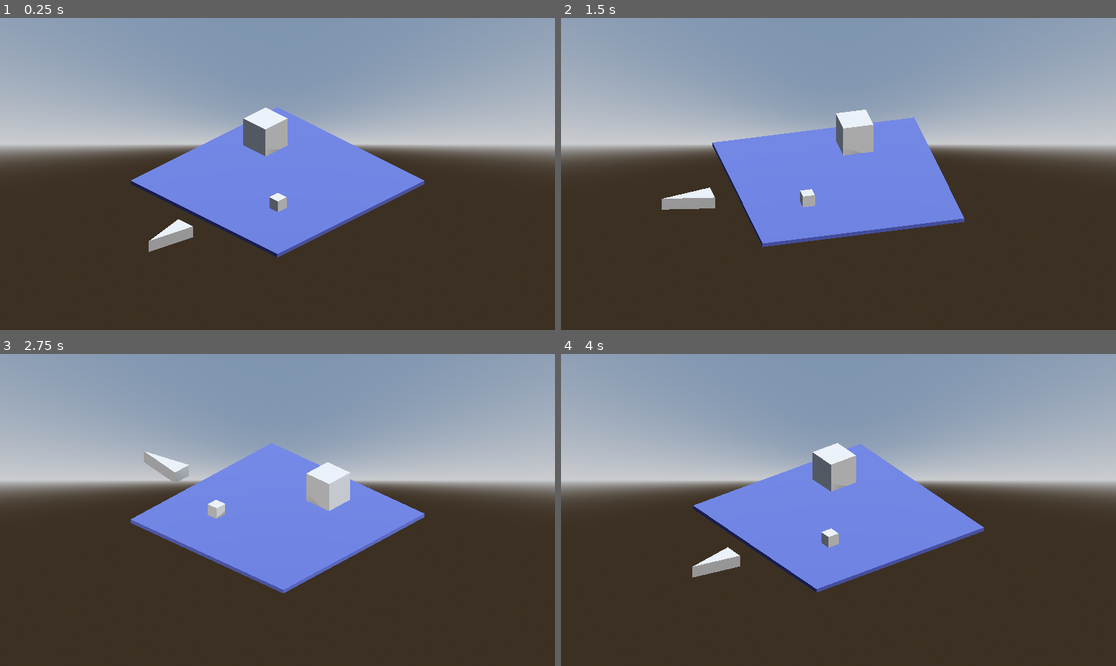
Above: before the commit, frames 1-4 (two rows, left to right).
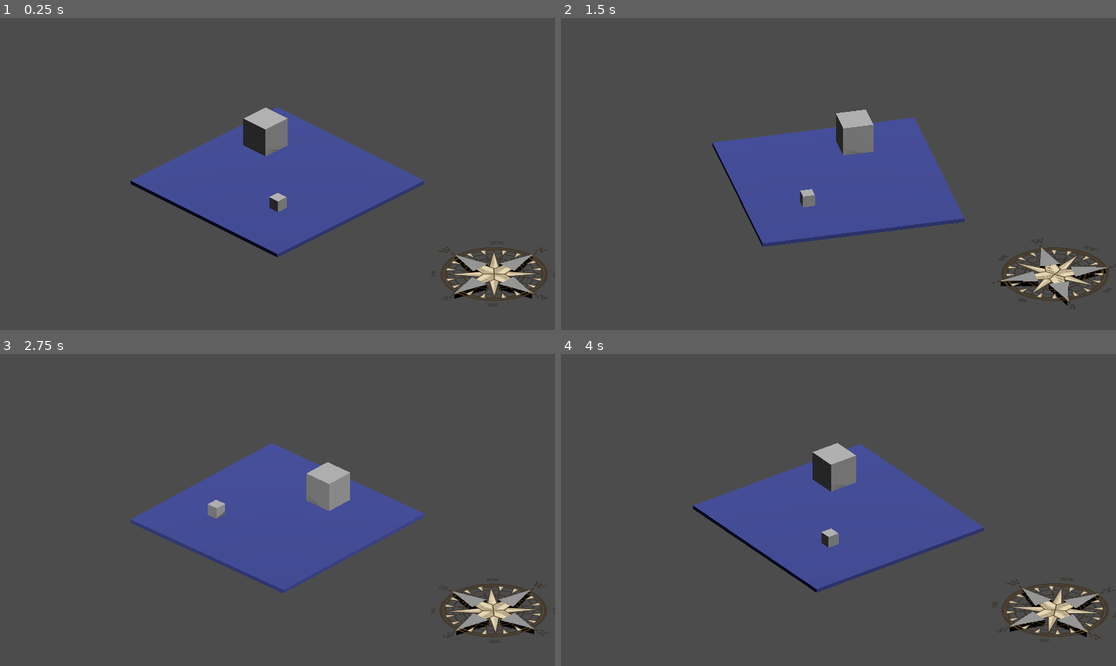
Above: after the commit, the same moments.

Repository: marmonkin/Thesis-Game
Game: Godot game, scene res://main_scene.tscn
Two runs of this game, one before a commit and one after it. Both use one fixed random seed, a clock stepped at 60 frames per second and the inputs below.
Inputs (mouse positions are in pixels of both pictures, inside the frame that each line leads up to):
- Up to frame 1 (0.25 s): no input
- Up to frame 2 (1.5 s): tap Enter at 0.5 s; move the mouse to (960, 158) at 0.52 s; hold E (rot_right) 0.53-1.28 s; click (960, 158) at 0.67 s; move the mouse to (727, 189) at 1.27 s; hold Q (rot_left) from 1.28 s (still down); click (727, 189) at 1.42 s
- Up to frame 3 (2.75 s): move the mouse to (333, 441) at 2.02 s; release Q (rot_left) at 2.03 s; hold E (rot_right) from 2.03 s (still down); click (333, 441) at 2.17 s
- Up to frame 4 (4 s): move the mouse to (810, 572) at 2.77 s; click (810, 572) at 2.92 s; move the mouse to (1005, 556) at 3.52 s; release E (rot_right) at 3.53 s; hold Q (rot_left) from 3.53 s (still down); click (1005, 556) at 3.67 s

The runs differ from the first frame. In frame 1, 98% of the frame differs, in the area x 0-100%, y 0-100%; in frame 2, 98%; in frame 3, 98%; in frame 4, 98%.

Commit message:
made arrows in subviewport

Diff:
--- /dev/null
+++ b/Gameplay/interactable_arrow.tscn
@@ -0,0 +1,34 @@
+[gd_scene format=3 uid="uid://cc72l6ub755xi"]
+
+[ext_resource type="Script" uid="uid://db42nha66i5m8" path="res://Scripts/interactable_base.gd" id="1_j1n8x"]
+[ext_resource type="Script" uid="uid://dmwkuyfanvx0t" path="res://Resource/InteractableData.gd" id="2_d2kjv"]
+
+[sub_resource type="Resource" id="Resource_0k2he"]
+script = ExtResource("2_d2kjv")
+interaction_type = 1
+metadata/_custom_type_script = "uid://dmwkuyfanvx0t"
+
+[sub_resource type="BoxShape3D" id="BoxShape3D_j1n8x"]
+size = Vector3(0.7558594, 0.33789063, 0.43164063)
+
+[sub_resource type="PrismMesh" id="PrismMesh_d2kjv"]
+size = Vector3(1, 1, 0.495)
+
+[node name="Area3D" type="Area3D" unique_id=1309140725]
+script = ExtResource("1_j1n8x")
+data = SubResource("Resource_0k2he")
+
+[node name="CollisionShape3D" type="CollisionShape3D" parent="." unique_id=413945871]
+shape = SubResource("BoxShape3D_j1n8x")
+
+[node name="CSGMesh3D" type="CSGMesh3D" parent="." unique_id=1852799700]
+transform = Transform3D(-1.7484554e-08, 0.7, 0, 1.7484554e-08, 1.3374798e-15, 0.24, 0.39999998, 3.059797e-08, -1.0490733e-08, 0, 0, 0)
+layers = 2
+cast_shadow = 0
+gi_mode = 0
+calculate_tangents = false
+mesh = SubResource("PrismMesh_d2kjv")
+
+[connection signal="input_event" from="." to="." method="_on_input_event"]
+[connection signal="mouse_entered" from="." to="." method="_on_mouse_entered"]
+[connection signal="mouse_exited" from="." to="." method="_on_mouse_exited"]
--- a/Resource/InteractableData.gd
+++ b/Resource/InteractableData.gd
@@ -3,6 +3,7 @@
 
 enum INTERACTION { PICKUP, USE, LOOK, MOVE }
 
+@export var interaction_type: INTERACTION
+
 @export var display_name: String = "Object"
-@export var interaction_type: INTERACTION
 @export var requires_item: String = ""
--- a/Rooms/base_room.tscn
+++ b/Rooms/base_room.tscn
@@ -1,7 +1,9 @@
 [gd_scene format=3 uid="uid://d1n2rq1qu12dt"]
 
+[ext_resource type="Script" uid="uid://cmgq1syb3anf2" path="res://Scripts/room_base.gd" id="1_20cee"]
 [ext_resource type="PackedScene" uid="uid://cf0ox1t6i5j8f" path="res://Gameplay/interactable.tscn" id="1_uglcu"]
 [ext_resource type="Script" uid="uid://dmwkuyfanvx0t" path="res://Resource/InteractableData.gd" id="2_fs65j"]
+[ext_resource type="Texture2D" uid="uid://bv2gmfowdgd33" path="res://isolated-brown-nautical-compass-equipment-on-transparent-background-free-png.webp" id="6_6wywb"]
 
 [sub_resource type="StandardMaterial3D" id="StandardMaterial3D_7j06c"]
 albedo_color = Color(0.21123034, 0.23943305, 0.47554272, 1)
@@ -18,6 +20,7 @@
 metadata/_custom_type_script = "uid://dmwkuyfanvx0t"
 
 [node name="Room" type="Node3D" unique_id=409298254]
+script = ExtResource("1_20cee")
 
 [node name="Floor" type="CSGBox3D" parent="." unique_id=132568579]
 transform = Transform3D(4, 0, 0, 0, 1, 0, 0, 0, 4, 0, 0, 0)
@@ -37,3 +40,8 @@
 [node name="Area3D" parent="CSGBox3D2" unique_id=2115803580 instance=ExtResource("1_uglcu")]
 transform = Transform3D(1.353596, 0, 0, 0, 1.353596, 0, 0, 0, 1.353596, 0, 0, 0)
 data = SubResource("Resource_g03ww")
+
+[node name="Sprite3D" type="Sprite3D" parent="." unique_id=813923217]
+transform = Transform3D(1, 0, 0, 0, -4.371139e-08, 1, 0, -1, -4.371139e-08, 0, 0.05725479, -2.5026736e-09)
+layers = 4
+texture = ExtResource("6_6wywb")
--- /dev/null
+++ b/Rooms/room1.tscn
@@ -0,0 +1,51 @@
+[gd_scene format=3 uid="uid://ddc3tlmhufgbg"]
+
+[ext_resource type="Script" uid="uid://bprfnqjotn67r" path="res://Rooms/base_room.gd" id="1_hj0iu"]
+[ext_resource type="PackedScene" uid="uid://cf0ox1t6i5j8f" path="res://Gameplay/interactable.tscn" id="2_16wms"]
+[ext_resource type="Script" uid="uid://dmwkuyfanvx0t" path="res://Resource/InteractableData.gd" id="3_f8sis"]
+[ext_resource type="PackedScene" uid="uid://kymyjqen21mj" path="res://arrow.tscn" id="4_aojjf"]
+[ext_resource type="Texture2D" uid="uid://bv2gmfowdgd33" path="res://isolated-brown-nautical-compass-equipment-on-transparent-background-free-png.webp" id="4_hj0iu"]
+
+[sub_resource type="StandardMaterial3D" id="StandardMaterial3D_7j06c"]
+albedo_color = Color(0.21123034, 0.23943305, 0.47554272, 1)
+
+[sub_resource type="Resource" id="Resource_fs65j"]
+script = ExtResource("3_f8sis")
+interaction_type = 1
+display_name = ""
+requires_item = "Box"
+metadata/_custom_type_script = "uid://dmwkuyfanvx0t"
+
+[sub_resource type="Resource" id="Resource_f8sis"]
+script = ExtResource("3_f8sis")
+interaction_type = 3
+metadata/_custom_type_script = "uid://dmwkuyfanvx0t"
+
+[node name="Room" type="Node3D" unique_id=409298254]
+script = ExtResource("1_hj0iu")
+
+[node name="Floor" type="CSGBox3D" parent="." unique_id=132568579]
+transform = Transform3D(4, 0, 0, 0, 1, 0, 0, 0, 4, 0, 0, 0)
+size = Vector3(1, 0.078125, 1)
+material = SubResource("StandardMaterial3D_7j06c")
+
+[node name="CSGBox3D" type="CSGBox3D" parent="." unique_id=1282370315]
+transform = Transform3D(0.59976697, 0, 0, 0, 0.59976697, 0, 0, 0, 0.59976697, 0.99080086, 0.54683936, 0.27760106)
+
+[node name="Area3D" parent="CSGBox3D" unique_id=1309140725 instance=ExtResource("2_16wms")]
+transform = Transform3D(1.0926038, 0, 0, 0, 1.0926038, 0, 0, 0, 1.0926038, 0, 0, 0)
+data = SubResource("Resource_fs65j")
+
+[node name="Sprite3D" type="Sprite3D" parent="." unique_id=590097708]
+transform = Transform3D(1, 0, 0, 0, -4.371139e-08, 1, 0, -1, -4.371139e-08, 0, 0.05725479, -2.5026736e-09)
+layers = 2
+texture = ExtResource("4_hj0iu")
+
+[node name="Arrow" parent="." unique_id=237048088 instance=ExtResource("4_aojjf")]
+transform = Transform3D(-0.7, 0, 8.742278e-08, 0, 1, 0, -6.119594e-08, 0, -1, -2.8, 0, 0)
+
+[node name="Area3D" parent="Arrow" index="0" unique_id=1309140725]
+data = SubResource("Resource_f8sis")
+
+[editable path="Arrow"]
+[editable path="Arrow/Area3D"]
--- a/Scripts/camera/cam_anchor.gd
+++ b/Scripts/camera/cam_anchor.gd
@@ -1,14 +1,21 @@
 extends Node3D
 
 @export var rotation_speed = 1.
+@export var rotation_deg = 1
 
 var target_rotation = .0
 
-func _input(event: InputEvent) -> void:
-	if event.is_action_pressed("rot_left"):
-		target_rotation -= deg_to_rad(90)
-	if event.is_action_pressed("rot_right"):
-		target_rotation += deg_to_rad(90)
+
+func _ready() -> void:
+	pass
+
 
 func _process(delta):
 	rotation.y = lerp_angle(rotation.y, target_rotation, rotation_speed * delta)
+
+
+func _input(event: InputEvent) -> void:
+	if event.is_action_pressed("rot_left"):
+		target_rotation -= deg_to_rad(rotation_deg)
+	if event.is_action_pressed("rot_right"):
+		target_rotation += deg_to_rad(rotation_deg)
--- a/Scripts/interactable_base.gd
+++ b/Scripts/interactable_base.gd
@@ -21,7 +21,7 @@
 		1:
 			cursor_type = "question"
 		2:
-			pass
+			cursor_type = "eye"
 		3:
 			cursor_type = "move"
 
@@ -49,7 +49,9 @@
 					print("Used " + data.requires_item)
 					is_activated = true
 			else:
-				pass
+				print("Already used")
+		3:
+			RoomManager.switch_to_room(data.room)
 		_:
 			print("No interaction")
 
--- a/Scripts/managers/cursor_mananger.gd
+++ b/Scripts/managers/cursor_mananger.gd
@@ -6,12 +6,15 @@
 @onready var hover_cursor: Texture2D = preload("uid://fxx3nykk1kxw")
 @onready var interactable_cursor: Texture2D = preload("uid://px2bdxrkhqr7")
 @onready var move_cursor: Texture2D = preload("uid://dwlr5ykxomlkc")
+@onready var look_cursor: Texture2D = preload("uid://rw80mx6ubi0d")
+
 
 func _ready():
 	# Set the default cursor
 	Input.set_custom_mouse_cursor(default_cursor, Input.CURSOR_ARROW, Vector2(16, 16))
 
-## default, hover, interactable
+
+## default, question, exclamation, move
 func set_cursor(cursor_type: String):
 	match cursor_type:
 		"default":
@@ -22,3 +25,5 @@
 			Input.set_custom_mouse_cursor(interactable_cursor, Input.CURSOR_ARROW, Vector2(16, 16))
 		"move":
 			Input.set_custom_mouse_cursor(move_cursor, Input.CURSOR_ARROW, Vector2(16, 16))
+		"eye":
+			Input.set_custom_mouse_cursor(look_cursor, Input.CURSOR_ARROW, Vector2(16, 16))
--- a/Scripts/managers/interation_manager.gd
+++ b/Scripts/managers/interation_manager.gd
@@ -4,12 +4,15 @@
 var interactables: Array[Interactable] = []
 var interactions_enabled: bool = true
 
+
 func register_interactable(interactable: Interactable):
 	if not interactables.has(interactable):
 		interactables.append(interactable)
 
+
 func unregister_interactable(interactable: Interactable):
 	interactables.erase(interactable)
+
 
 func set_interactions_enabled(enabled: bool):
 	interactions_enabled = enabled
--- a/Scripts/managers/inventory_manager.gd
+++ b/Scripts/managers/inventory_manager.gd
@@ -2,9 +2,11 @@
 
 var inventory: Array[String] = []
 
+
 func add_to_inventory(item: String):
 	inventory.append(item)
 	print("Picked up " + item)
+
 
 func remove_from_inventory(item: String) -> bool:
 	if not inventory.has(item):
--- /dev/null
+++ b/Scripts/managers/room_manager.gd
@@ -0,0 +1,9 @@
+extends Node
+
+@onready var starting_room : PackedScene
+var current_room : Node3D
+
+
+func _ready() -> void:
+	#switch_to_room(starting_room)
+	pass
--- a/Scripts/room_container.gd
+++ b/Scripts/room_base.gd
@@ -1,4 +1,11 @@
 extends Node3D
+
+@export var neighbour_rooms : Dictionary[String, PackedScene] = {
+	"North": null,
+	"South": null,
+	"East": null,
+	"West": null
+}
 
 
 # Called when the node enters the scene tree for the first time.
--- a/arrow.tscn
+++ /dev/null
@@ -1,29 +0,0 @@
-[gd_scene format=3 uid="uid://kymyjqen21mj"]
-
-[ext_resource type="PackedScene" uid="uid://cf0ox1t6i5j8f" path="res://Gameplay/interactable.tscn" id="1_2ndhl"]
-[ext_resource type="Script" uid="uid://dmwkuyfanvx0t" path="res://Resource/InteractableData.gd" id="2_acd0x"]
-
-[sub_resource type="Resource" id="Resource_6a6ax"]
-script = ExtResource("2_acd0x")
-display_name = "Arrow"
-interaction_type = 3
-metadata/_custom_type_script = "uid://dmwkuyfanvx0t"
-
-[sub_resource type="BoxShape3D" id="BoxShape3D_2ndhl"]
-size = Vector3(1.0673828, 0.20507813, 0.48046875)
-
-[sub_resource type="PrismMesh" id="PrismMesh_i4m3f"]
-
-[node name="Arrow" type="Node3D" unique_id=237048088]
-
-[node name="Area3D" parent="." unique_id=1309140725 instance=ExtResource("1_2ndhl")]
-data = SubResource("Resource_6a6ax")
-
-[node name="CollisionShape3D" parent="Area3D" index="0" unique_id=413945871]
-shape = SubResource("BoxShape3D_2ndhl")
-
-[node name="CSGMesh3D" type="CSGMesh3D" parent="." unique_id=691224413]
-transform = Transform3D(-1.7484554e-08, 1, 0, 1.7484554e-08, 1.9106855e-15, 0.24, 0.39999998, 4.371139e-08, -1.0490733e-08, 0, 0, 0)
-mesh = SubResource("PrismMesh_i4m3f")
-
-[editable path="Area3D"]
--- a/main_scene.tscn
+++ b/main_scene.tscn
@@ -1,79 +1,115 @@
 [gd_scene format=3 uid="uid://dwma16btcf6v8"]
 
-[ext_resource type="PackedScene" uid="uid://d1n2rq1qu12dt" path="res://Rooms/base_room.tscn" id="1_0f027"]
 [ext_resource type="PackedScene" uid="uid://pi7rrl21hf2v" path="res://cam_anchor.tscn" id="2_2c62f"]
-[ext_resource type="Script" uid="uid://clartx4c6yfb6" path="res://Scripts/camera/rotateon.gd" id="3_gyfs4"]
-[ext_resource type="PackedScene" uid="uid://kymyjqen21mj" path="res://arrow.tscn" id="7_nfk4m"]
-[ext_resource type="Script" uid="uid://de5rl1ob18jyt" path="res://Scripts/room_container.gd" id="8_7ycvg"]
+[ext_resource type="Script" uid="uid://da324mvklj3oh" path="res://Scripts/camera/cam_anchor.gd" id="2_d5x1h"]
+[ext_resource type="PackedScene" uid="uid://d1n2rq1qu12dt" path="res://Rooms/base_room.tscn" id="2_gyfs4"]
+[ext_resource type="PackedScene" uid="uid://cc72l6ub755xi" path="res://Gameplay/interactable_arrow.tscn" id="4_8mm7a"]
+[ext_resource type="Script" uid="uid://dmwkuyfanvx0t" path="res://Resource/InteractableData.gd" id="5_hq1ik"]
+[ext_resource type="Texture2D" uid="uid://bv2gmfowdgd33" path="res://isolated-brown-nautical-compass-equipment-on-transparent-background-free-png.webp" id="6_hq1ik"]
 
-[sub_resource type="ProceduralSkyMaterial" id="ProceduralSkyMaterial_0f027"]
-sky_horizon_color = Color(0.66224277, 0.6717428, 0.6867428, 1)
-ground_horizon_color = Color(0.66224277, 0.6717428, 0.6867428, 1)
+[sub_resource type="GDScript" id="GDScript_d5x1h"]
+script/source = "extends SubViewport
 
-[sub_resource type="Sky" id="Sky_2c62f"]
-sky_material = SubResource("ProceduralSkyMaterial_0f027")
+func _input(event):
+	if event is InputEventMouseButton and event.pressed:
+		print(\"SubViewport received click at \", event.position)
+"
 
-[sub_resource type="Environment" id="Environment_gyfs4"]
-background_mode = 2
-sky = SubResource("Sky_2c62f")
-tonemap_mode = 2
-glow_enabled = true
+[sub_resource type="Resource" id="Resource_nfk4m"]
+script = ExtResource("5_hq1ik")
+interaction_type = 3
+metadata/_custom_type_script = "uid://dmwkuyfanvx0t"
+
+[sub_resource type="Environment" id="Environment_hq1ik"]
+volumetric_fog_enabled = true
+volumetric_fog_density = 0.0056
+volumetric_fog_albedo = Color(0.54540735, 0.47662818, 0.97005385, 1)
 
 [node name="Main" type="Node3D" unique_id=998085854]
 
 [node name="SubViewportContainer" type="SubViewportContainer" parent="." unique_id=1064325762]
-visible = false
-anchors_preset = 8
-anchor_left = 0.5
-anchor_top = 0.5
-anchor_right = 0.5
-anchor_bottom = 0.5
-offset_left = -75.0
-offset_top = -75.0
-offset_right = 75.0
-offset_bottom = 75.0
-grow_horizontal = 2
-grow_vertical = 2
+anchors_preset = -1
+anchor_left = 0.7777778
+anchor_top = 0.60493827
+anchor_right = 1.0
+anchor_bottom = 1.0
+offset_left = -256.0
+offset_top = -256.0
+grow_horizontal = 0
+grow_vertical = 0
+scale = Vector2(0.5, 0.5)
+pivot_offset_ratio = Vector2(1, 1)
 size_flags_horizontal = 4
 size_flags_vertical = 4
+mouse_filter = 0
+metadata/_edit_use_anchors_ = true
 
 [node name="SubViewport" type="SubViewport" parent="SubViewportContainer" unique_id=269038662]
 transparent_bg = true
 handle_input_locally = false
-size = Vector2i(150, 150)
-render_target_update_mode = 0
+physics_object_picking = true
+canvas_cull_mask = 4294967294
+render_target_update_mode = 4
+script = SubResource("GDScript_d5x1h")
 
-[node name="Camera3D" type="Camera3D" parent="SubViewportContainer/SubViewport" unique_id=748193400]
-transform = Transform3D(1, 0, 0, 0, 0.8660254, 0.5, 0, -0.5, 0.8660254, 0, 2, -4.947956)
+[node name="Camera3D2" type="Camera3D" parent="SubViewportContainer/SubViewport" unique_id=748193400]
+transform = Transform3D(0.7071068, -0.35355338, 0.61237246, 0, 0.8660254, 0.50000006, -0.7071068, -0.35355338, 0.61237246, -13.938137, 3.5000005, -16.938137)
 cull_mask = 2
-
-[node name="CSGBox3D" type="CSGBox3D" parent="SubViewportContainer/SubViewport" unique_id=1792002215]
-transform = Transform3D(1, 0, 0, 0, 1, 0, 0, 0, 1, 0, 0, -9)
-layers = 2
-script = ExtResource("3_gyfs4")
+projection = 1
+size = 2.379
 
 [node name="Cam_anchor" parent="." unique_id=1352252814 instance=ExtResource("2_2c62f")]
+rotation_deg = 90
+
+[node name="Camera3D" parent="Cam_anchor" index="0" unique_id=666522786]
+cull_mask = 1048569
+current = true
 
 [node name="-----------------" type="Node3D" parent="." unique_id=1259966664]
 visible = false
 
-[node name="RoomContainer" type="Node3D" parent="." unique_id=1256618358]
-script = ExtResource("8_7ycvg")
+[node name="Room" parent="." unique_id=409298254 instance=ExtResource("2_gyfs4")]
 
-[node name="Room" parent="RoomContainer" unique_id=409298254 instance=ExtResource("1_0f027")]
+[node name="MoveArrows" type="Node3D" parent="." unique_id=1019808265]
+transform = Transform3D(1, 0, 0, 0, 1, 0, 0, 0, 1, -18, 0, -21)
+script = ExtResource("2_d5x1h")
+rotation_speed = 5.0
+rotation_deg = -90
 
-[node name="-----------------2" type="Node3D" parent="." unique_id=258498581]
+[node name="N" parent="MoveArrows" unique_id=1309140725 instance=ExtResource("4_8mm7a")]
+transform = Transform3D(-4.371139e-08, 0, 1, 0, 1, 0, -1, 0, -4.371139e-08, 0, 0, -0.7200012)
+data = SubResource("Resource_nfk4m")
+
+[node name="S" parent="MoveArrows" unique_id=799992737 instance=ExtResource("4_8mm7a")]
+transform = Transform3D(-4.371139e-08, 0, -1, 0, 1, 0, 1, 0, -4.371139e-08, 0, 0, 0.7199993)
+data = SubResource("Resource_nfk4m")
+
+[node name="E" parent="MoveArrows" unique_id=390808290 instance=ExtResource("4_8mm7a")]
+transform = Transform3D(1, 0, 0, 0, 1, 0, 0, 0, 1, 0.70000076, 0, 0)
+data = SubResource("Resource_nfk4m")
+
+[node name="W" parent="MoveArrows" unique_id=145518109 instance=ExtResource("4_8mm7a")]
+transform = Transform3D(-1, 0, -1.509958e-07, 0, 1, 0, 1.509958e-07, 0, -1, -0.70000076, 0, 0)
+data = SubResource("Resource_nfk4m")
+
+[node name="Sprite3D" type="Sprite3D" parent="MoveArrows" unique_id=870262354]
+transform = Transform3D(1, 0, 0, 0, -4.371139e-08, 1, 0, -1, -4.371139e-08, 0, 0.05725479, -2.5026736e-09)
+layers = 2
+texture = ExtResource("6_hq1ik")
+
+[node name="DirectionalLight3D2" type="DirectionalLight3D" parent="MoveArrows" unique_id=599435611]
+transform = Transform3D(-0.8660254, -0.50000006, -4.284084e-08, 0, -5.9604645e-08, 1, -0.50000006, 0.8660254, 5.9604645e-08, 0, 0, 0)
+layers = 2
+shadow_enabled = true
+
+[node name="-----------------2" type="Node3D" parent="." unique_id=961954054]
 visible = false
 
 [node name="WorldEnvironment" type="WorldEnvironment" parent="." unique_id=82237180]
-environment = SubResource("Environment_gyfs4")
+environment = SubResource("Environment_hq1ik")
 
 [node name="DirectionalLight3D" type="DirectionalLight3D" parent="." unique_id=627176900]
 transform = Transform3D(-0.8660254, -0.43301278, 0.25, 0, 0.49999997, 0.86602545, -0.50000006, 0.75, -0.43301266, 0, 0, 0)
-layers = 3
 shadow_enabled = true
 
-[node name="Arrow" parent="." unique_id=237048088 instance=ExtResource("7_nfk4m")]
-transform = Transform3D(-4.371139e-08, 0, -1, 0, 1, 0, 1, 0, -4.371139e-08, -4.371139e-08, 0, 3)
-
 [editable path="Cam_anchor"]
--- a/project.godot
+++ b/project.godot
@@ -20,6 +20,7 @@
 InventoryManager="*uid://c0ajcqoyhpwpb"
 InteractionManager="*uid://dtixre216xgcg"
 CursorMananger="*uid://bpub2kg445du6"
+RoomManager="*uid://ctr8g0vu1gueu"
 
 [file_customization]
 
Binary file changed: Cursor/hand_closed.png
Binary file changed: Cursor/hand_open.png
Binary file changed: Cursor/hand_point.png
Binary file changed: Cursor/lock.png
Binary file changed: Cursor/look_a.png
Binary file changed: Cursor/message_dots_square.png
Not shown, added: Scripts/managers/room_manager.gd.uid
Not shown, added: Scripts/room_base.gd.uid
Not shown, removed: Scripts/room_container.gd.uid
Binary file added: isolated-brown-nautical-compass-equipment-on-transparent-background-free-png.webp
Not shown, added: isolated-brown-nautical-compass-equipment-on-transparent-background-free-png.webp.import
